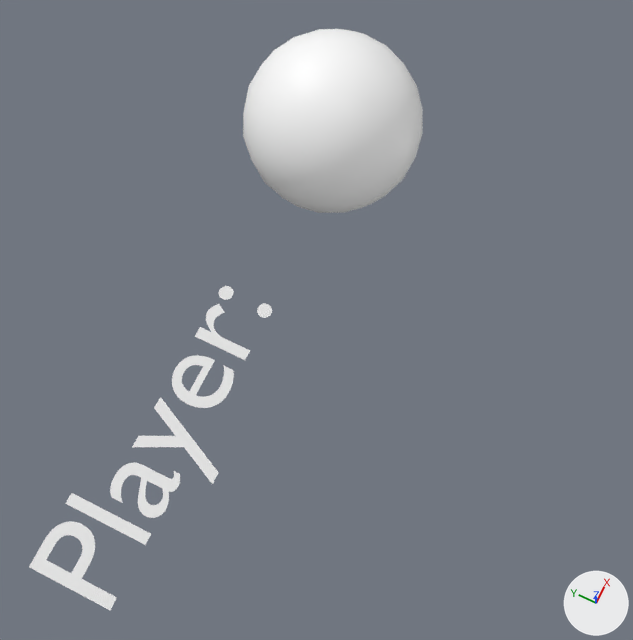
A saved change to the Blender file Game/HUD.blend.
Before and after are seen from a camera (50 mm lens) standing at (3.186, 1.657, 2.11) and looking at (3.853, 1.982, 0.023). Arrows for +X, +Y and +Z are at lower right; the lights stay in place.

In view in the first picture: 'Icosphere', 'Text'.
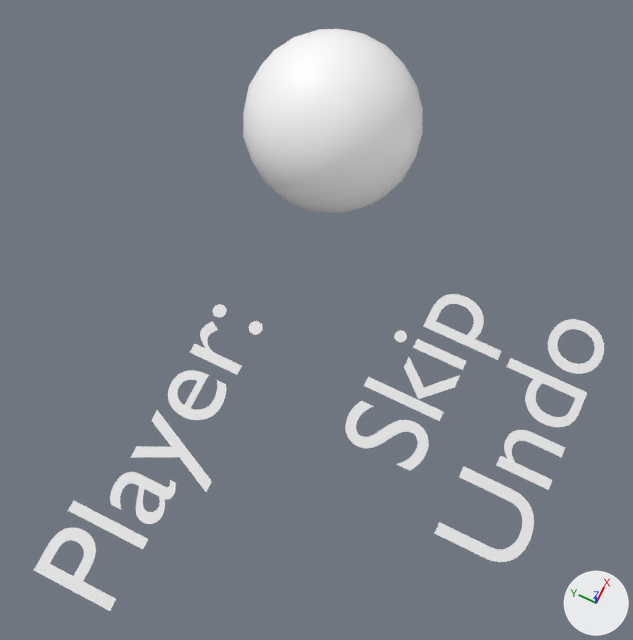
Where the change shows, as pixel boxes (x1, y1, x2, y2) in the pictures (633 x 640 px):
'Text', reshaped, rescaled
    before: (29, 286, 272, 610)
    after: (34, 304, 263, 611)
'Text.002', added
    after: (434, 319, 604, 562)
'Text.001', added
    after: (345, 294, 501, 471)

Patch to the scene script:
```diff
--- a/Game/HUD.blend.py
+++ b/Game/HUD.blend.py
@@ txt_text @@
 txt_text.body = 'Player:'
+txt_text.size = 0.3
@@ txt_text_002 @@
+txt_text_002 = bpy.data.curves.new('Text.002', 'FONT')
+txt_text_002.body = 'Undo'
+txt_text_002.size = 0.3
@@ txt_text_001 @@
+txt_text_001 = bpy.data.curves.new('Text.001', 'FONT')
+txt_text_001.body = 'Skip'
+txt_text_001.size = 0.3
@@ ob_text @@
 ob_text.location = (3.0, 2.1, 0.0)
-ob_text.scale = (0.32, 0.32, 0.32)
@@ ob_text_002 @@
+ob_text_002 = bpy.data.objects.new('Text.002', txt_text_002)
+ob_text_002.location = (3.486, 1.3, 0.0)
@@ ob_text_001 @@
+ob_text_001 = bpy.data.objects.new('Text.001', txt_text_001)
+ob_text_001.location = (3.6, 1.6, 0.0)
```
